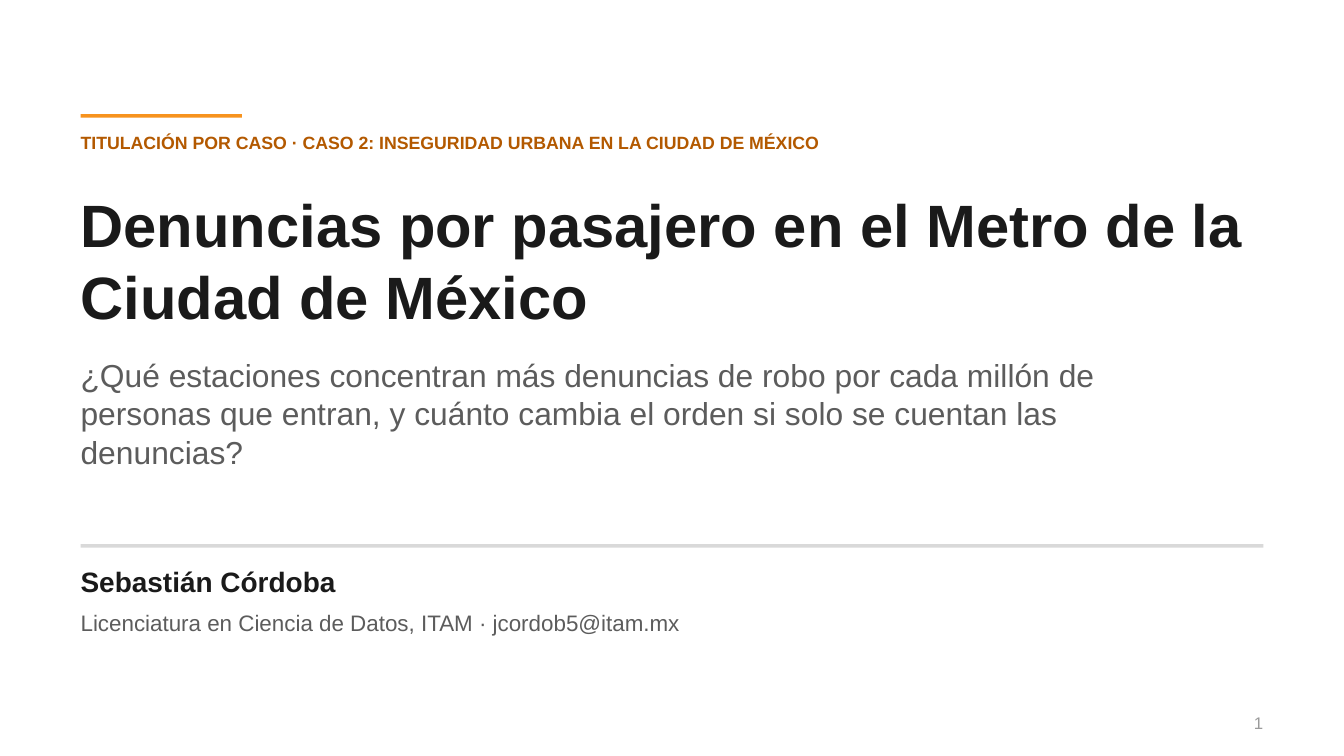
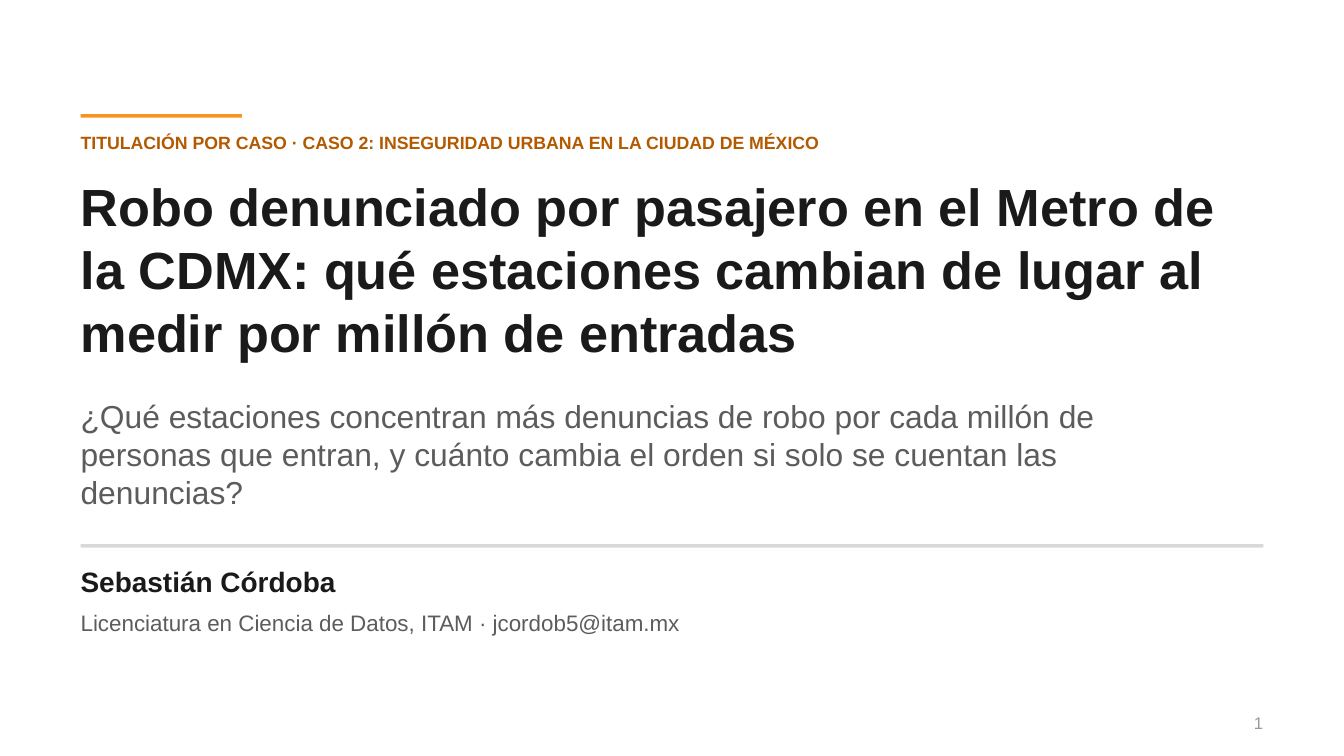
Before and after one commit to sebastiancordoba/caso-inseguridad-cdmx, a slide deck: slide 1 of docs/presentacion/presentacion.pptx. Drawn at 1344x756 pixels with LibreOffice and Linux fonts; fonts in the diff are those of the drawing. Boxes give left, top, right and bottom in pixels: in the first picture for what was removed or moved away, otherwise in the second. Text is boxed around its words. In the diff, an @@ line names an element or a change of style, - is before the commit and + after.

```diff
--- a/docs/presentacion/presentacion.pptx
+++ b/docs/presentacion/presentacion.pptx
@@ text at [81, 188, 1214, 362]: text changed; size 32 to 28 pt @@
-Denuncias por pasajero en el Metro de la Ciudad de México
+Robo denunciado por pasajero en el Metro de la CDMX: qué estaciones cambian de lugar al medir por millón de entradas
@@ text "¿Qué estaciones concentran más denuncias ...": place and size @@
-text "¿Qué estaciones concentran más denuncias ..." at [81, 363, 1094, 465]
+text "¿Qué estaciones concentran más denuncias ..." at [81, 404, 1094, 505]
```
Also in this commit, not shown: 7 other files.
